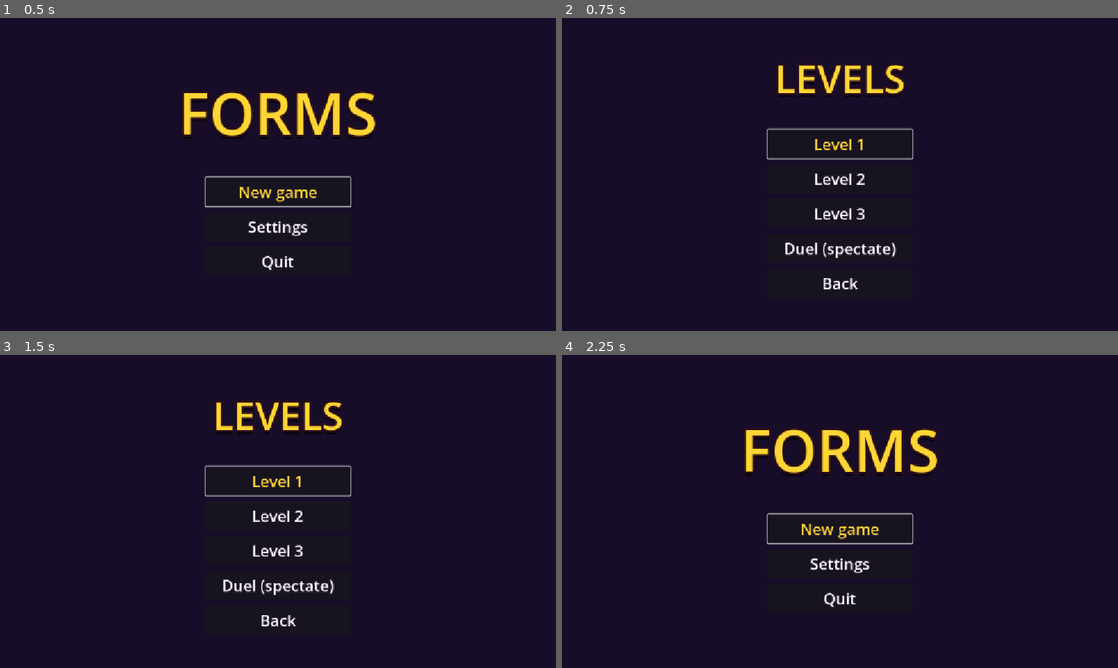
Above: before the commit, frames 1-4 (two rows, left to right).
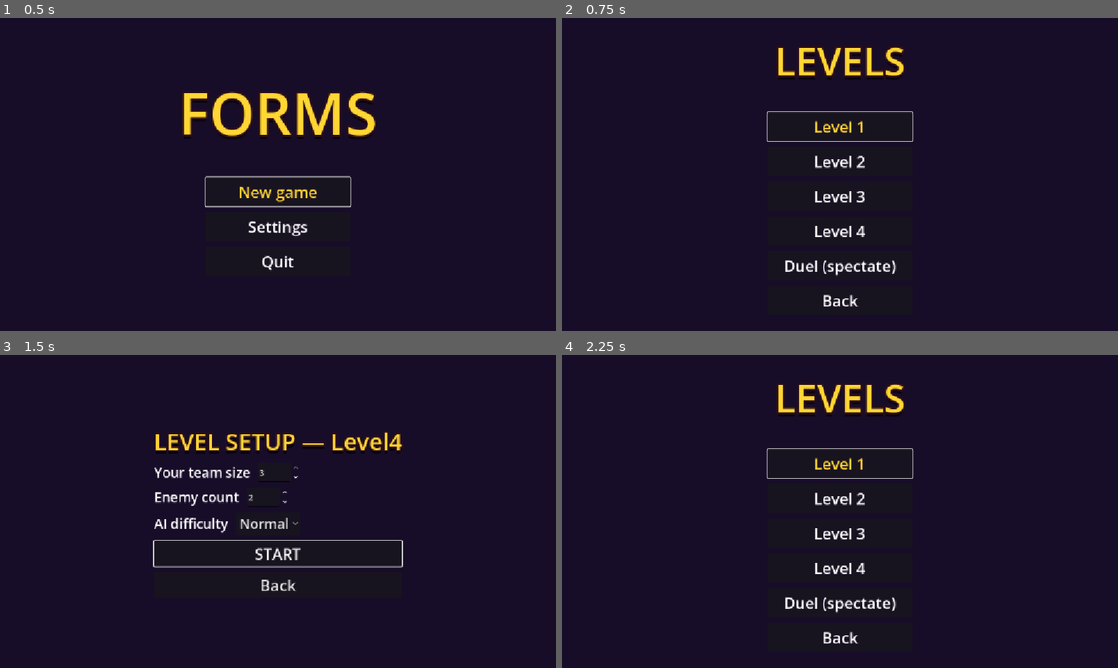
Above: after the commit, the same moments.

Repository: SDVGames-Studio/forms
Game: Godot game, scene res://Main.tscn
The game is run twice, just before and just after one commit, with the same random seed, the same clock (stepped at 60 frames per second) and the same inputs.
Inputs (mouse positions are in pixels of both pictures, inside the frame that each line leads up to):
- Up to frame 1 (0.5 s): no input
- Up to frame 2 (0.75 s): click "New game" at 0.5 s
- Up to frame 3 (1.5 s): click (278, 567) at 1.25 s, where only the run after the commit has a clickable "Level 4"
- Up to frame 4 (2.25 s): click "Back" at 2 s

Frame 1 is identical in both runs. In frame 2, 4.4% of the frame differs, in the area x 36-64%, y 9-93%; in frame 3, 5.2%; in frame 4, 5.4%, in the area x 32-68%, y 9-93%.

Commit message:
feat(levels): add big 4-team level (Level 4) (#157)

Diff:
--- /dev/null
+++ b/Level4.tscn
@@ -0,0 +1,339 @@
+[gd_scene load_steps=11 format=3 uid="uid://cev4lline4lvl"]
+
+[ext_resource type="Script" path="res://Player.gd" id="1_player"]
+
+[ext_resource type="Script" path="res://LevelFinish.gd" id="2_finish"]
+
+[ext_resource type="Script" path="res://Npc.gd" id="3_npc"]
+[ext_resource type="Script" path="res://Weapon.gd" id="5_weapon"]
+
+[ext_resource type="Script" path="res://ZoomCamera.gd" id="4_zoomcam"]
+[ext_resource type="Script" path="res://scripts/LevelConfig.gd" id="9_lvlcfg"]
+
+[sub_resource type="RectangleShape2D" id="RectangleShape2D_line"]
+size = Vector2(4096, 120)
+
+[sub_resource type="RectangleShape2D" id="RectangleShape2D_platform"]
+size = Vector2(384, 48)
+
+[sub_resource type="CapsuleShape2D" id="CircleShape2D_shape"]
+radius = 24
+height = 64
+
+[sub_resource type="RectangleShape2D" id="RectangleShape2D_finish"]
+size = Vector2(48, 160)
+
+[node name="Level4" type="Node2D" groups=["level"]]
+script = ExtResource("9_lvlcfg")
+
+[node name="Background" type="ColorRect" parent="."]
+offset_right = 4096.0
+offset_bottom = 1152.0
+color = Color(0.09, 0.05, 0.16, 1)
+
+[node name="Line" type="StaticBody2D" parent="."]
+position = Vector2(2048, 540)
+
+[node name="LineShape" type="CollisionShape2D" parent="Line"]
+shape = SubResource("RectangleShape2D_line")
+
+[node name="LineVisual" type="ColorRect" parent="Line"]
+offset_left = -2048.0
+offset_top = -60.0
+offset_right = 2048.0
+offset_bottom = 60.0
+color = Color(0.45, 0.4, 0.65, 1)
+
+[node name="Platform1" type="StaticBody2D" parent="."]
+position = Vector2(900, 300)
+
+[node name="Platform1Shape" type="CollisionShape2D" parent="Platform1"]
+shape = SubResource("RectangleShape2D_platform")
+
+[node name="Platform1Visual" type="ColorRect" parent="Platform1"]
+offset_left = -192.0
+offset_top = -24.0
+offset_right = 192.0
+offset_bottom = 24.0
+color = Color(0.35, 0.3, 0.55, 1)
+
+[node name="Platform2" type="StaticBody2D" parent="."]
+position = Vector2(2100, 280)
+
+[node name="Platform2Shape" type="CollisionShape2D" parent="Platform2"]
+shape = SubResource("RectangleShape2D_platform")
+
+[node name="Platform2Visual" type="ColorRect" parent="Platform2"]
+offset_left = -192.0
+offset_top = -24.0
+offset_right = 192.0
+offset_bottom = 24.0
+color = Color(0.35, 0.3, 0.55, 1)
+
+[node name="Platform3" type="StaticBody2D" parent="."]
+position = Vector2(3300, 300)
+
+[node name="Platform3Shape" type="CollisionShape2D" parent="Platform3"]
+shape = SubResource("RectangleShape2D_platform")
+
+[node name="Platform3Visual" type="ColorRect" parent="Platform3"]
+offset_left = -192.0
+offset_top = -24.0
+offset_right = 192.0
+offset_bottom = 24.0
+color = Color(0.35, 0.3, 0.55, 1)
+
+[node name="Player" type="CharacterBody2D" parent="."]
+position = Vector2(300, 400)
+collision_layer = 8
+collision_mask = 1
+script = ExtResource("1_player")
+display_name = "Player 1"
+center_line_y = 540.0
+
+[node name="Camera" type="Camera2D" parent="Player"]
+script = ExtResource("4_zoomcam")
+position_smoothing_enabled = true
+position_smoothing_speed = 8.0
+zoom = Vector2(0.5, 0.5)
+
+[node name="PlayerVisual" type="ColorRect" parent="Player"]
+offset_left = -32.0
+offset_top = -32.0
+offset_right = 32.0
+offset_bottom = 32.0
+color = Color(1, 0.84, 0.2, 1)
+
+[node name="PlayerShape" type="CollisionShape2D" parent="Player"]
+shape = SubResource("CircleShape2D_shape")
+
+[node name="Weapon" type="Node2D" parent="Player"]
+script = ExtResource("5_weapon")
+
+[node name="Teammate1" type="CharacterBody2D" parent="."]
+position = Vector2(180, 400)
+collision_layer = 8
+collision_mask = 1
+script = ExtResource("1_player")
+display_name = "Player 2"
+center_line_y = 540.0
+
+[node name="Teammate1Visual" type="ColorRect" parent="Teammate1"]
+offset_left = -32.0
+offset_top = -32.0
+offset_right = 32.0
+offset_bottom = 32.0
+color = Color(1, 0.84, 0.2, 1)
+
+[node name="Teammate1Shape" type="CollisionShape2D" parent="Teammate1"]
+shape = SubResource("CircleShape2D_shape")
+
+[node name="Weapon" type="Node2D" parent="Teammate1"]
+script = ExtResource("5_weapon")
+
+[node name="Teammate2" type="CharacterBody2D" parent="."]
+position = Vector2(420, 400)
+collision_layer = 8
+collision_mask = 1
+script = ExtResource("1_player")
+display_name = "Player 3"
+center_line_y = 540.0
+
+[node name="Teammate2Visual" type="ColorRect" parent="Teammate2"]
+offset_left = -32.0
+offset_top = -32.0
+offset_right = 32.0
+offset_bottom = 32.0
+color = Color(1, 0.84, 0.2, 1)
+
+[node name="Teammate2Shape" type="CollisionShape2D" parent="Teammate2"]
+shape = SubResource("CircleShape2D_shape")
+
+[node name="Weapon" type="Node2D" parent="Teammate2"]
+script = ExtResource("5_weapon")
+
+[node name="Npc" type="CharacterBody2D" parent="."]
+position = Vector2(1600, 400)
+collision_layer = 2
+collision_mask = 1
+script = ExtResource("3_npc")
+display_name = "Red 1"
+gravity_dir = -1.0
+center_line_y = 540.0
+
+[node name="NpcShape" type="CollisionShape2D" parent="Npc"]
+shape = SubResource("CircleShape2D_shape")
+
+[node name="NpcVisual" type="ColorRect" parent="Npc"]
+offset_left = -32.0
+offset_top = -32.0
+offset_right = 32.0
+offset_bottom = 32.0
+color = Color(0.85, 0.25, 0.25, 1)
+
+[node name="Npc2" type="CharacterBody2D" parent="."]
+position = Vector2(1780, 400)
+collision_layer = 2
+collision_mask = 1
+script = ExtResource("3_npc")
+display_name = "Red 2"
+gravity_dir = -1.0
+center_line_y = 540.0
+
+[node name="Npc2Shape" type="CollisionShape2D" parent="Npc2"]
+shape = SubResource("CircleShape2D_shape")
+
+[node name="Npc2Visual" type="ColorRect" parent="Npc2"]
+offset_left = -32.0
+offset_top = -32.0
+offset_right = 32.0
+offset_bottom = 32.0
+color = Color(0.85, 0.25, 0.25, 1)
+
+[node name="Npc3" type="CharacterBody2D" parent="."]
+position = Vector2(1960, 400)
+collision_layer = 2
+collision_mask = 1
+script = ExtResource("3_npc")
+display_name = "Red 3"
+gravity_dir = -1.0
+center_line_y = 540.0
+
+[node name="Npc3Shape" type="CollisionShape2D" parent="Npc3"]
+shape = SubResource("CircleShape2D_shape")
+
+[node name="Npc3Visual" type="ColorRect" parent="Npc3"]
+offset_left = -32.0
+offset_top = -32.0
+offset_right = 32.0
+offset_bottom = 32.0
+color = Color(0.85, 0.25, 0.25, 1)
+
+[node name="Npc4" type="CharacterBody2D" parent="."]
+position = Vector2(2450, 400)
+collision_layer = 2
+collision_mask = 1
+script = ExtResource("3_npc")
+display_name = "Green 1"
+gravity_dir = -1.0
+center_line_y = 540.0
+
+[node name="Npc4Shape" type="CollisionShape2D" parent="Npc4"]
+shape = SubResource("CircleShape2D_shape")
+
+[node name="Npc4Visual" type="ColorRect" parent="Npc4"]
+offset_left = -32.0
+offset_top = -32.0
+offset_right = 32.0
+offset_bottom = 32.0
+color = Color(0.25, 0.75, 0.35, 1)
+
+[node name="Npc5" type="CharacterBody2D" parent="."]
+position = Vector2(2630, 400)
+collision_layer = 2
+collision_mask = 1
+script = ExtResource("3_npc")
+display_name = "Green 2"
+gravity_dir = -1.0
+center_line_y = 540.0
+
+[node name="Npc5Shape" type="CollisionShape2D" parent="Npc5"]
+shape = SubResource("CircleShape2D_shape")
+
+[node name="Npc5Visual" type="ColorRect" parent="Npc5"]
+offset_left = -32.0
+offset_top = -32.0
+offset_right = 32.0
+offset_bottom = 32.0
+color = Color(0.25, 0.75, 0.35, 1)
+
+[node name="Npc6" type="CharacterBody2D" parent="."]
+position = Vector2(2810, 400)
+collision_layer = 2
+collision_mask = 1
+script = ExtResource("3_npc")
+display_name = "Green 3"
+gravity_dir = -1.0
+center_line_y = 540.0
+
+[node name="Npc6Shape" type="CollisionShape2D" parent="Npc6"]
+shape = SubResource("CircleShape2D_shape")
+
+[node name="Npc6Visual" type="ColorRect" parent="Npc6"]
+offset_left = -32.0
+offset_top = -32.0
+offset_right = 32.0
+offset_bottom = 32.0
+color = Color(0.25, 0.75, 0.35, 1)
+
+[node name="Npc7" type="CharacterBody2D" parent="."]
+position = Vector2(3400, 400)
+collision_layer = 2
+collision_mask = 1
+script = ExtResource("3_npc")
+display_name = "Blue 1"
+gravity_dir = -1.0
+center_line_y = 540.0
+
+[node name="Npc7Shape" type="CollisionShape2D" parent="Npc7"]
+shape = SubResource("CircleShape2D_shape")
+
+[node name="Npc7Visual" type="ColorRect" parent="Npc7"]
+offset_left = -32.0
+offset_top = -32.0
+offset_right = 32.0
+offset_bottom = 32.0
+color = Color(0.25, 0.45, 0.9, 1)
+
+[node name="Npc8" type="CharacterBody2D" parent="."]
+position = Vector2(3580, 400)
+collision_layer = 2
+collision_mask = 1
+script = ExtResource("3_npc")
+display_name = "Blue 2"
+gravity_dir = -1.0
+center_line_y = 540.0
+
+[node name="Npc8Shape" type="CollisionShape2D" parent="Npc8"]
+shape = SubResource("CircleShape2D_shape")
+
+[node name="Npc8Visual" type="ColorRect" parent="Npc8"]
+offset_left = -32.0
+offset_top = -32.0
+offset_right = 32.0
+offset_bottom = 32.0
+color = Color(0.25, 0.45, 0.9, 1)
+
+[node name="Npc9" type="CharacterBody2D" parent="."]
+position = Vector2(3760, 400)
+collision_layer = 2
+collision_mask = 1
+script = ExtResource("3_npc")
+display_name = "Blue 3"
+gravity_dir = -1.0
+center_line_y = 540.0
+
+[node name="Npc9Shape" type="CollisionShape2D" parent="Npc9"]
+shape = SubResource("CircleShape2D_shape")
+
+[node name="Npc9Visual" type="ColorRect" parent="Npc9"]
+offset_left = -32.0
+offset_top = -32.0
+offset_right = 32.0
+offset_bottom = 32.0
+color = Color(0.25, 0.45, 0.9, 1)
+
+[node name="Finish" type="Area2D" parent="."]
+position = Vector2(3990, 400)
+script = ExtResource("2_finish")
+next_scene = "res://Main.tscn"
+
+[node name="FinishShape" type="CollisionShape2D" parent="Finish"]
+shape = SubResource("RectangleShape2D_finish")
+
+[node name="FinishVisual" type="ColorRect" parent="Finish"]
+offset_left = -24.0
+offset_top = -80.0
+offset_right = 24.0
+offset_bottom = 80.0
+color = Color(0.2, 0.7, 0.95, 0.6)
--- a/LevelsMenu.gd
+++ b/LevelsMenu.gd
@@ -8,6 +8,7 @@
 @onready var _level1_button: Button = %Level1Button
 @onready var _level2_button: Button = %Level2Button
 @onready var _level3_button: Button = %Level3Button
+@onready var _level4_button: Button = %Level4Button
 @onready var _duel_button: Button = %DuelButton
 @onready var _back_button: Button = %BackButton
 
@@ -16,6 +17,7 @@
 	_level1_button.pressed.connect(_on_level1_pressed)
 	_level2_button.pressed.connect(_on_level2_pressed)
 	_level3_button.pressed.connect(_on_level3_pressed)
+	_level4_button.pressed.connect(_on_level4_pressed)
 	_duel_button.pressed.connect(_on_duel_pressed)
 	_back_button.pressed.connect(_on_back_pressed)
 	_level1_button.grab_focus()
@@ -36,6 +38,11 @@
 	get_tree().change_scene_to_file("res://LevelConfigMenu.tscn")
 
 
+func _on_level4_pressed() -> void:
+	GameConfig.level_path = "res://Level4.tscn"
+	get_tree().change_scene_to_file("res://LevelConfigMenu.tscn")
+
+
 func _on_back_pressed() -> void:
 	get_tree().change_scene_to_file("res://Main.tscn")
 
--- a/LevelsMenu.tscn
+++ b/LevelsMenu.tscn
@@ -84,6 +84,20 @@
 theme_override_font_sizes/font_size = 32
 text = "Level 3"
 
+[node name="Level4Button" type="Button" parent="Menu/Rows"]
+unique_name_in_owner = true
+custom_minimum_size = Vector2(300, 60)
+layout_mode = 2
+size_flags_horizontal = 4
+theme_override_colors/font_color = Color(1, 1, 1, 1)
+theme_override_colors/font_focus_color = Color(1, 0.84, 0.2, 1)
+theme_override_colors/font_pressed_color = Color(1, 0.55, 0.15, 1)
+theme_override_colors/font_hover_color = Color(1, 0.84, 0.2, 1)
+theme_override_colors/font_outline_color = Color(0.1, 0.06, 0.14, 1)
+theme_override_constants/outline_size = 6
+theme_override_font_sizes/font_size = 32
+text = "Level 4"
+
 [node name="DuelButton" type="Button" parent="Menu/Rows"]
 unique_name_in_owner = true
 custom_minimum_size = Vector2(300, 60)
